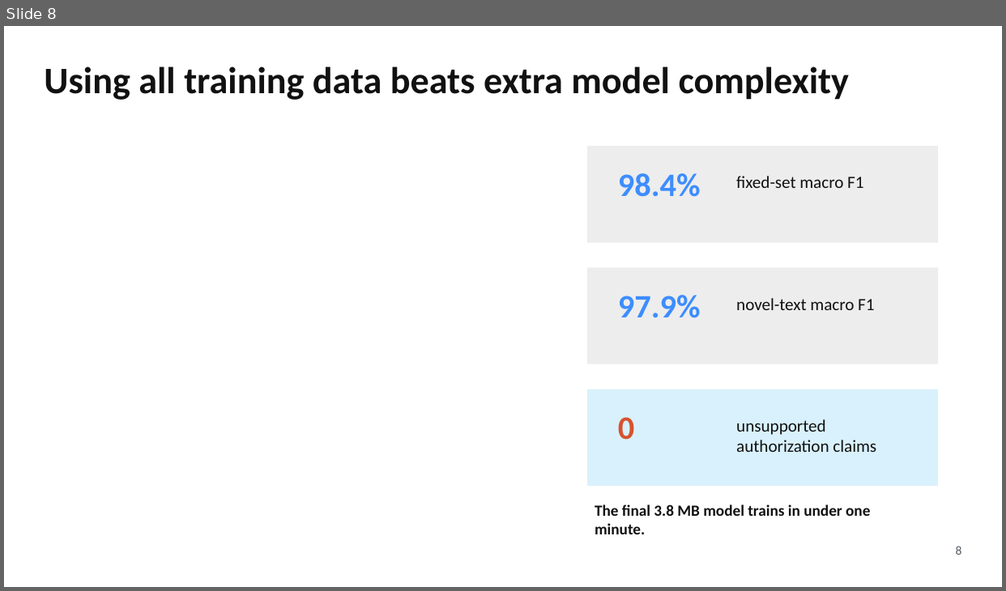
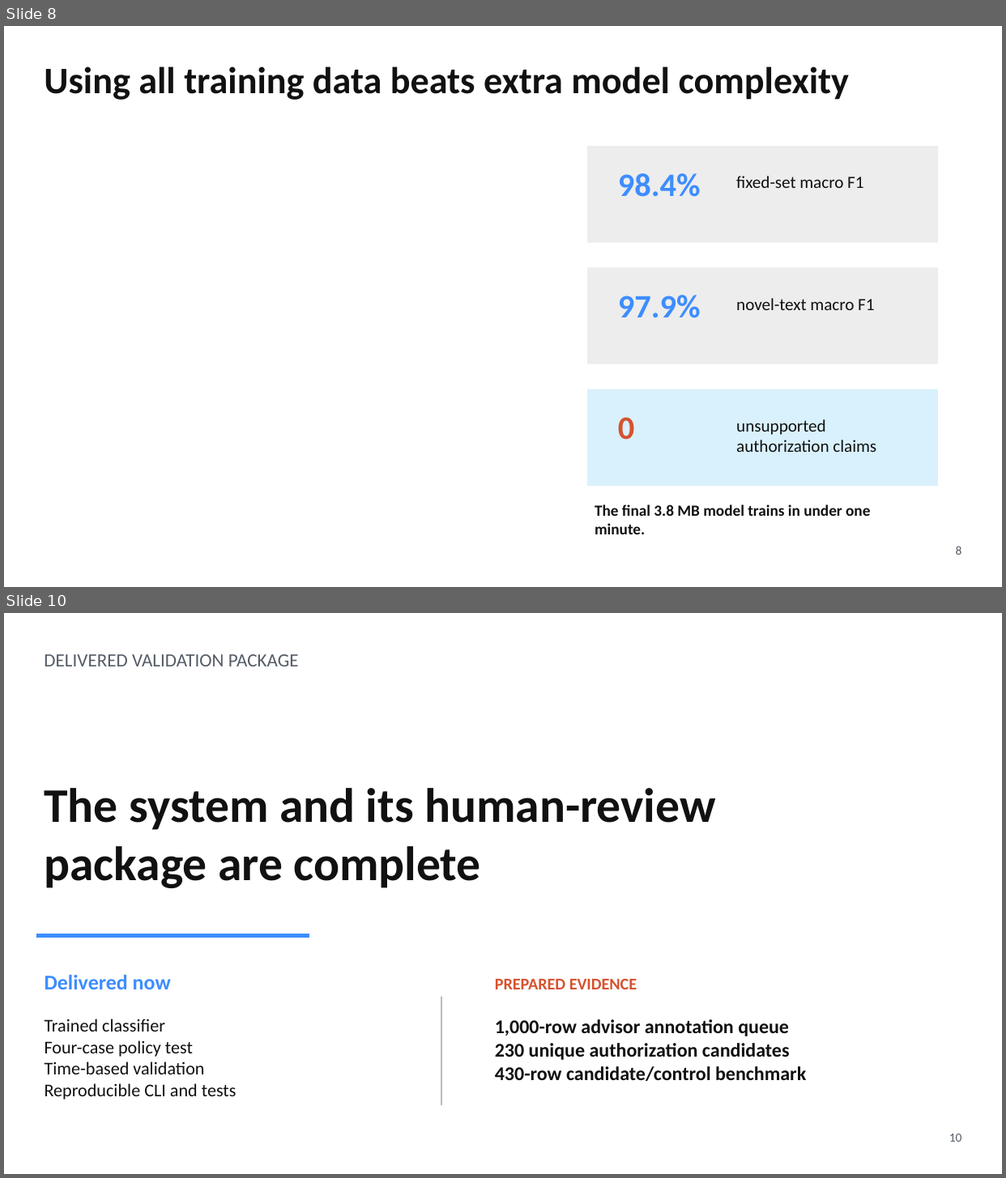
Before and after one commit to Kongbai815/job-matching-nlp, a slide deck: slides/MSBA_Job_Matching_Final_Deck.pptx. Shown one above the other, each under a label of ours: slide 8 before the commit, slides 8 and 10 after it; the slides between them are not shown. The pictures are 1006x591 and 1006x1178 pixels, drawn with LibreOffice and Linux fonts; fonts in the diff are those of the drawing. Boxes give left, top, right and bottom in pixels: in the first picture for what was removed or moved away, otherwise in the second. Text is boxed around its words. In the diff, an @@ line names an element or a change of style, - is before the commit and + after.

Commit message:
Complete validation and annotation package

```diff
--- a/slides/MSBA_Job_Matching_Final_Deck.pptx
+++ b/slides/MSBA_Job_Matching_Final_Deck.pptx
@@ slide 10 added at box(4, 613, 1002, 1174), background #FFFFFF @@
@@ text added at box(44, 654, 299, 666), 18 pt, text #565D67 @@
+DELIVERED VALIDATION PACKAGE
@@ text added at box(44, 788, 715, 888), 46.5 pt, text #111111, bold @@
+The system and its human-review package are complete
@@ line added from (37, 935) to (309, 935), #3D8DFF 3.75 pt @@
@@ text added at box(44, 975, 171, 990), 20.2 pt, text #3D8DFF, bold @@
+Delivered now
@@ rectangle added at box(441, 996, 442, 1105), fill #B8BCC4 @@
@@ text added at box(495, 978, 637, 990), 15.8 pt, text #D6532F, bold @@
+PREPARED EVIDENCE
@@ text added at box(44, 1019, 236, 1100), 17.2 pt, text #111111 @@
+Trained classifier
+Four-case policy test
+Time-based validation
+Reproducible CLI and tests
@@ text added at box(495, 1020, 806, 1081), 18.8 pt, text #111111, bold @@
+1,000-row advisor annotation queue
+230 unique authorization candidates
+430-row candidate/control benchmark
@@ text added at box(949, 1134, 962, 1142), 12 pt, text #565D67 @@
+10
```
Also in this commit, not shown: 2 slides changed, 1 slide removed, 21 other files.
